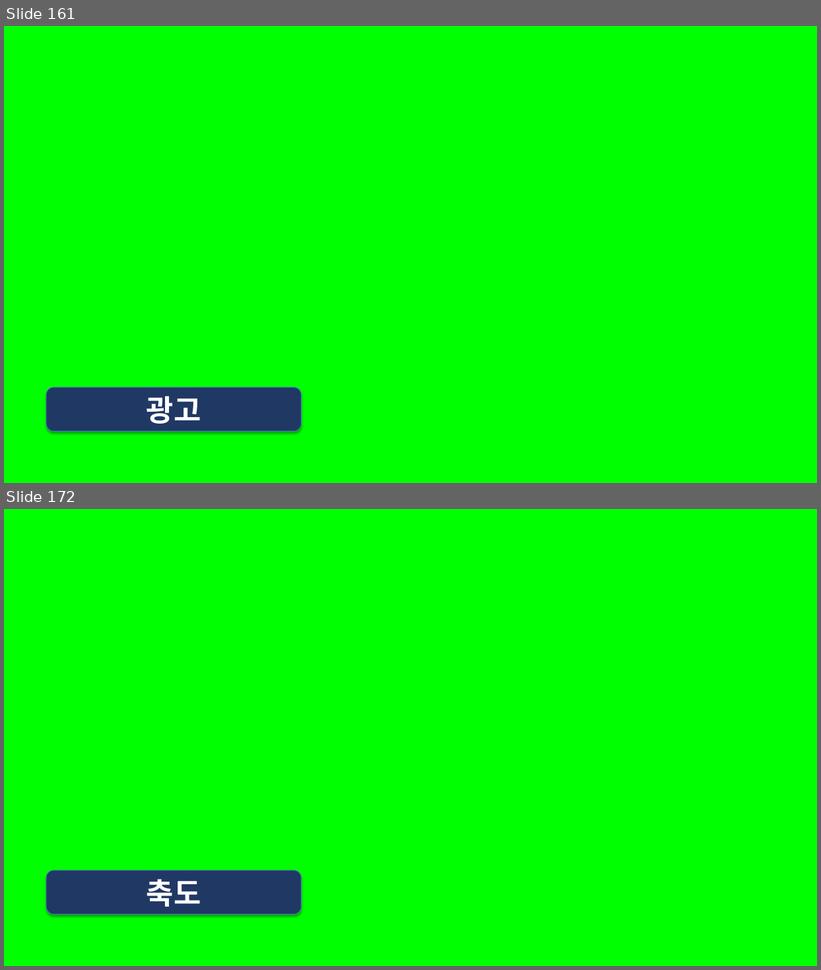
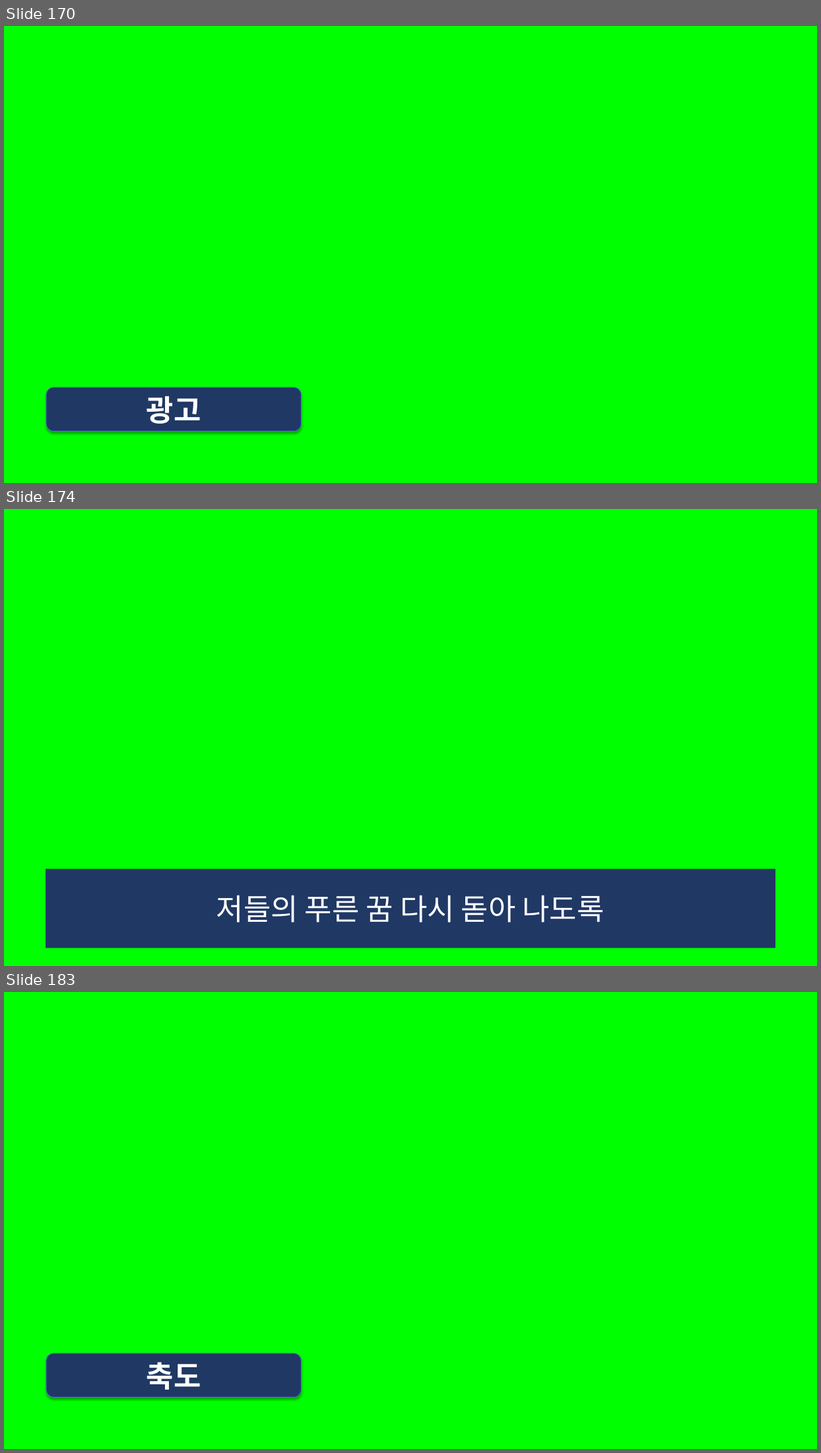
Before and after one commit to whizsavvy/evergreen_church, a slide deck: 2026-02-21_늘푸른교회_.pptx. Shown one above the other, each under a label of ours: slides 161 and 172 before the commit, slides 170, 174 and 183 after it; the slides between them are not shown. The pictures are 821x970 and 821x1453 pixels, drawn with LibreOffice and Linux fonts; fonts in the diff are those of the drawing. Boxes give left, top, right and bottom in pixels: in the first picture for what was removed or moved away, otherwise in the second. Text is boxed around its words. In the diff, an @@ line names an element or a change of style, - is before the commit and + after.

```diff
--- a/2026-02-21_늘푸른교회_.pptx
+++ b/2026-02-21_늘푸른교회_.pptx
@@ slide 174 added at (4, 509, 817, 966), background #00FF00 @@
@@ rectangle added at (46, 869, 776, 949), fill #203864, 35 pt, text #FFFFFF @@
+저들의 푸른 꿈 다시 돋아 나도록
@@ what was slide 161 is now slide 170 @@
@@ what was slide 172 is now slide 183 @@
```
Also in this commit, not shown: 10 other slides added.
